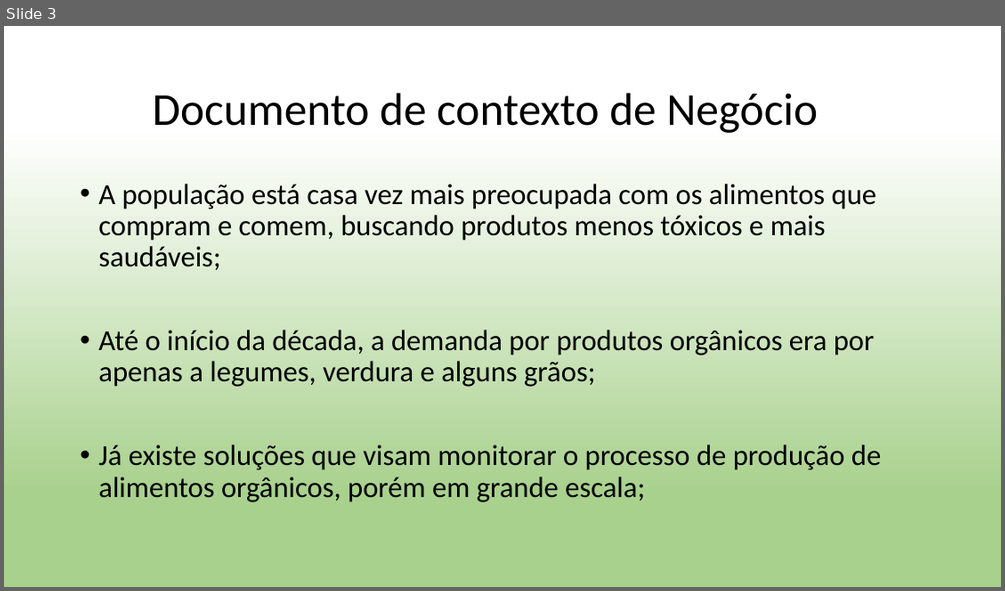
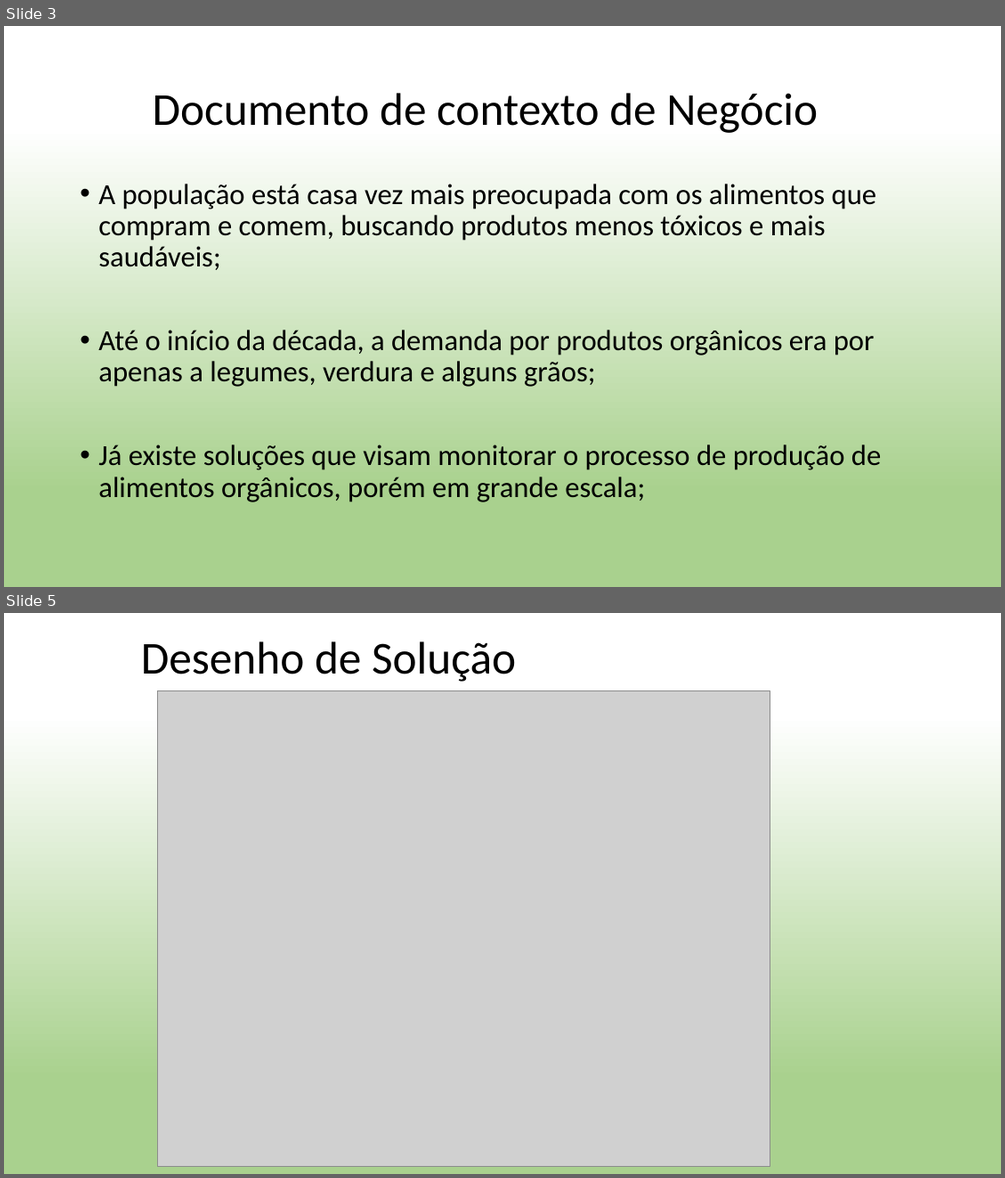
Before and after one commit to carinadidomenico/Plant.ai, a slide deck: Documentação/Apresentação- Plant.ai-2s.pptx. Shown one above the other, each under a label of ours: slide 3 before the commit, slides 3 and 5 after it; the slides between them are not shown. The pictures are 1005x591 and 1005x1178 pixels, drawn with LibreOffice and Linux fonts; fonts in the diff are those of the drawing; grey boxes stand for pictures. Boxes give left, top, right and bottom in pixels: in the first picture for what was removed or moved away, otherwise in the second. Text is boxed around its words. In the diff, an @@ line names an element or a change of style, - is before the commit and + after.

```diff
--- a/Documentação/Apresentação- Plant.ai-2s.pptx
+++ b/Documentação/Apresentação- Plant.ai-2s.pptx
@@ slide 5 added at [4,613,1001,1174], background gradient #FFFFFF to #A9D18E @@
@@ title added at [141,641,516,682], 44 pt, text #000000 @@
+Desenho de Solução
@@ picture added at [158,690,770,1166] @@
```
Also in this commit, not shown: 1 slide changed, 3 other slides added.
